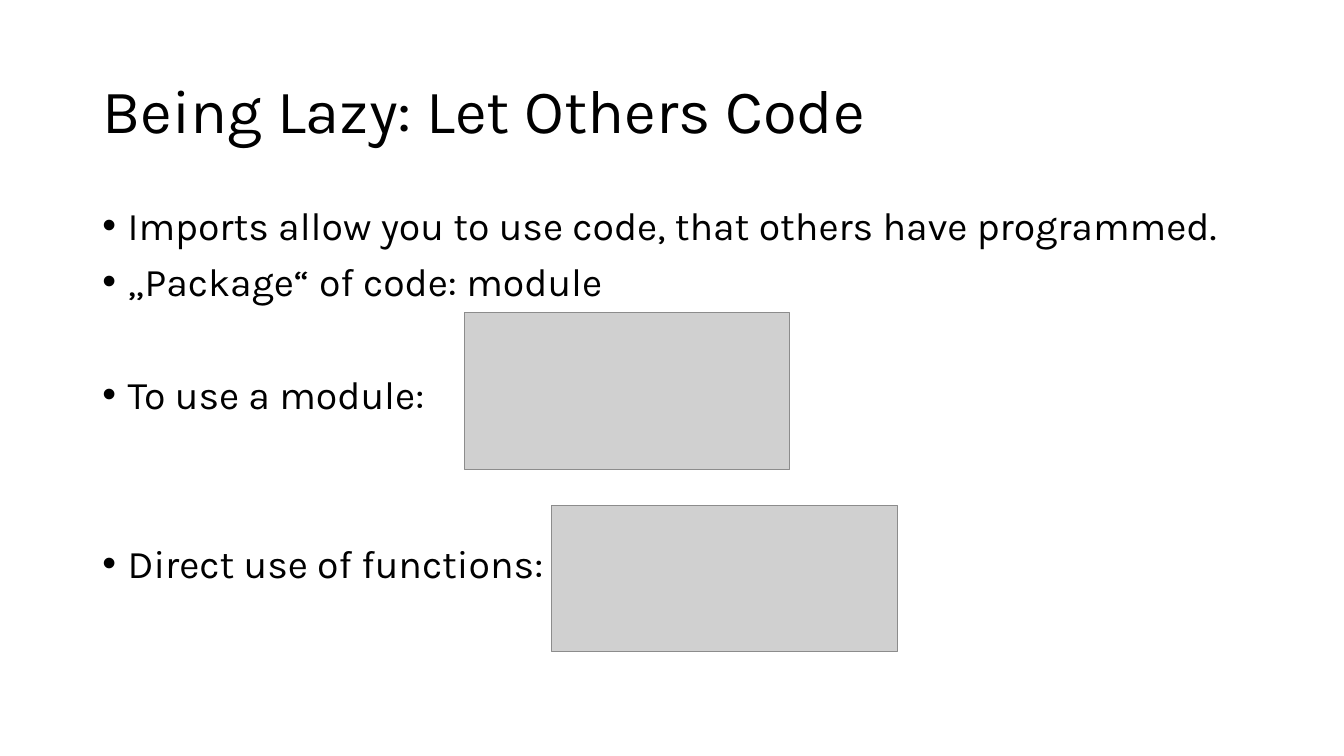
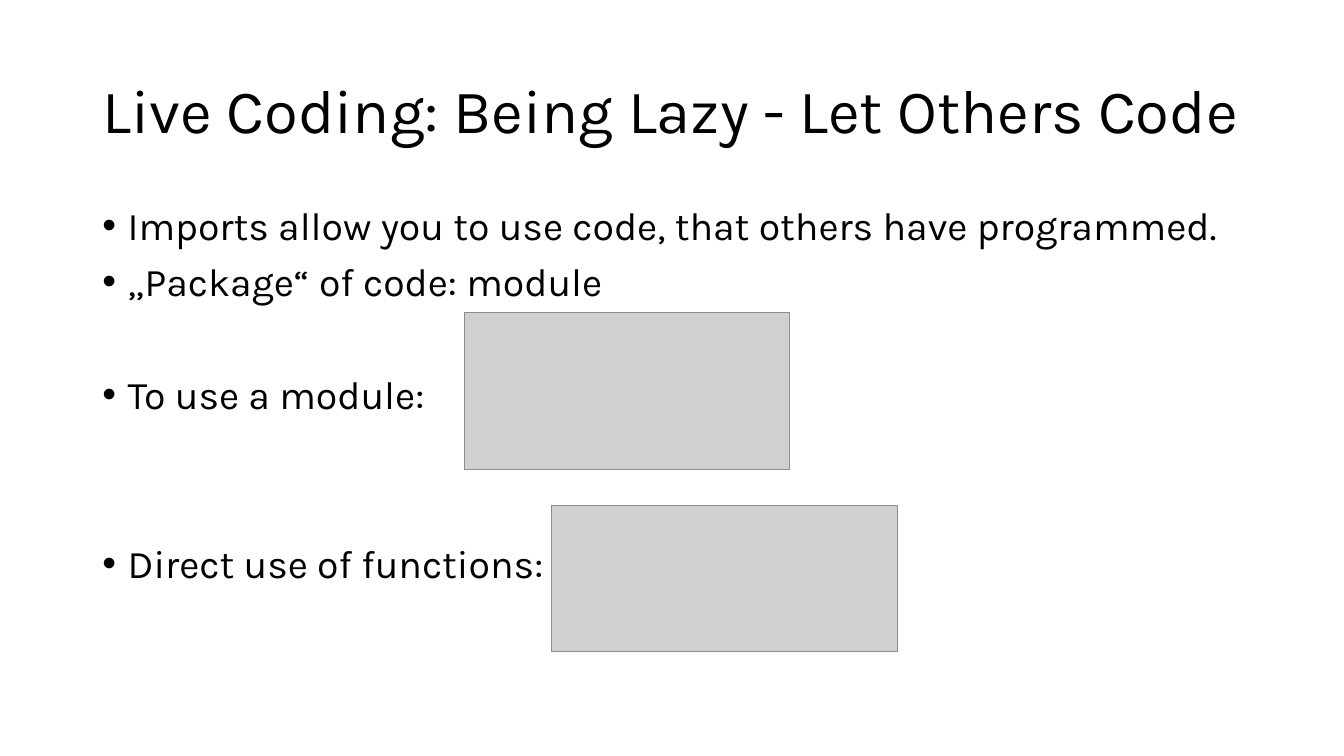
Before and after one commit to jonathanbollig/pycophy, a slide deck: slide 2 of Lectures/Chunk 7 - Imports.pptx. Drawn at 1344x756 pixels with LibreOffice and Linux fonts; fonts in the diff are those of the drawing; grey boxes stand for pictures. Boxes give left, top, right and bottom in pixels: in the first picture for what was removed or moved away, otherwise in the second. Text is boxed around its words. In the diff, an @@ line names an element or a change of style, - is before the commit and + after.

Commit message:
Resolved merge conflict by accepting remote version of Chunk 3 pptx and included other changes

```diff
--- a/Lectures/Chunk 7 - Imports.pptx
+++ b/Lectures/Chunk 7 - Imports.pptx
@@ title at (102, 90, 1237, 148): text changed @@
-Being Lazy: Let Others Code
+Live Coding: Being Lazy - Let Others Code
```
Also in this commit, not shown: 1 other slide changed, 3 other files.
